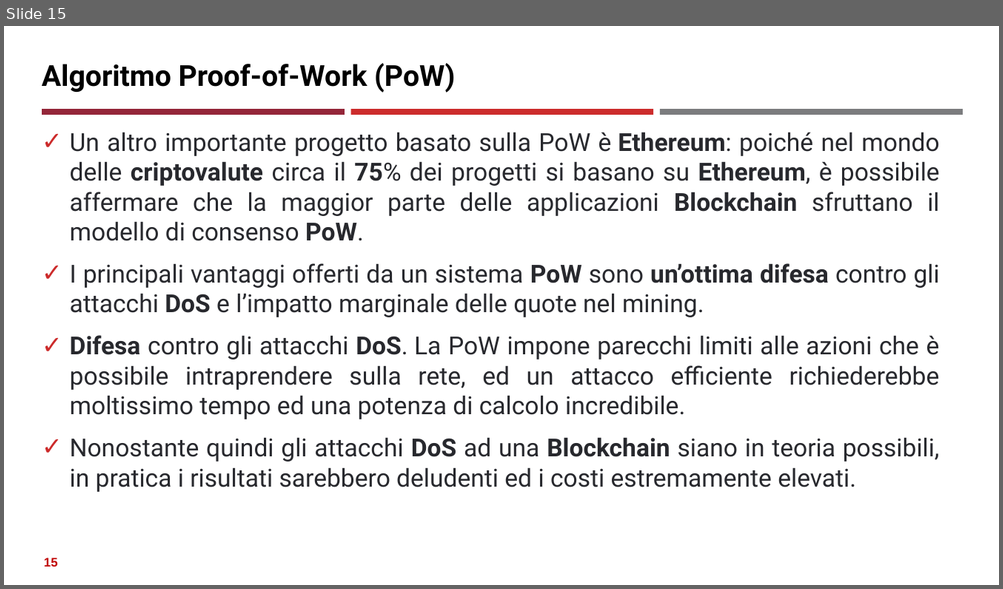
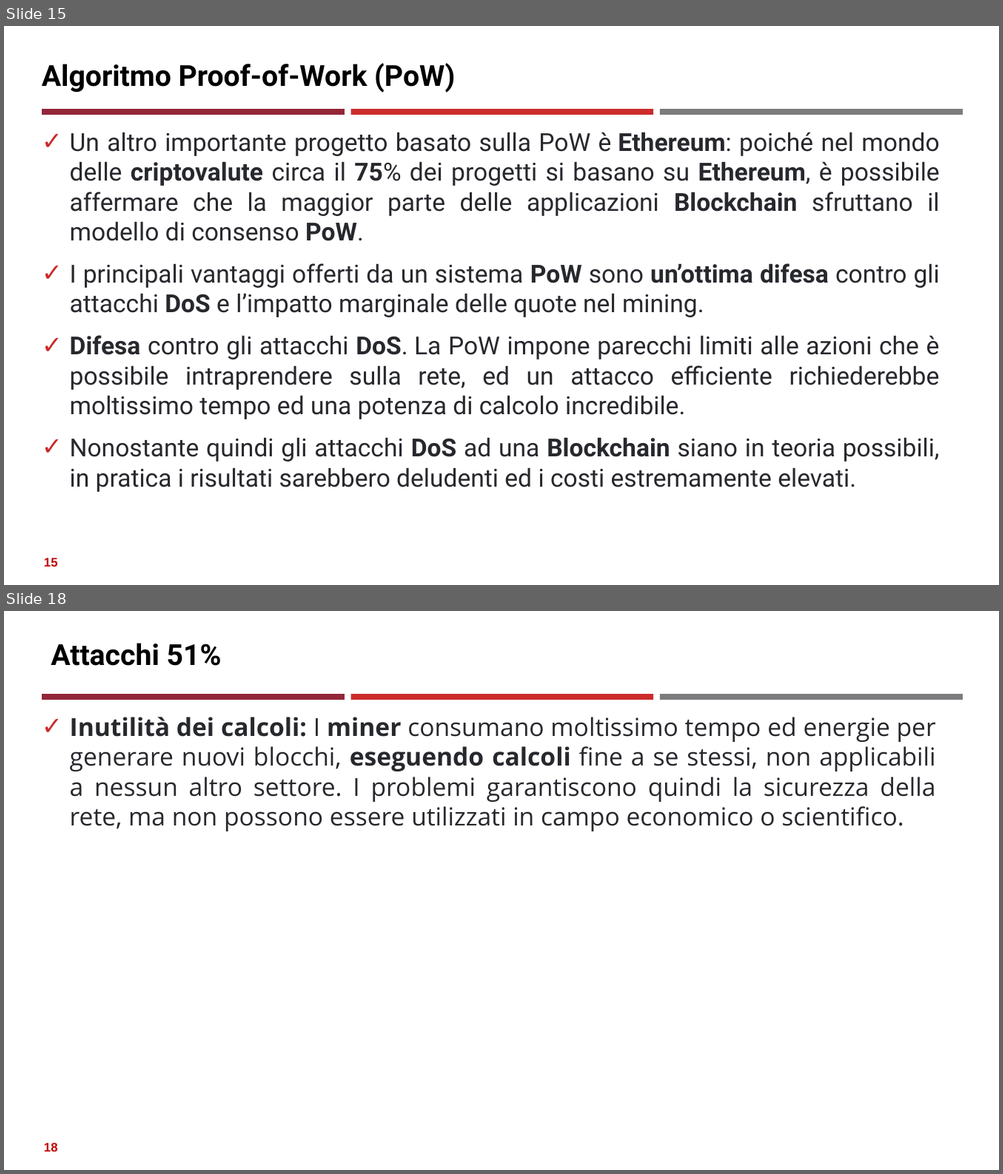
Before and after one commit to neural1977/data_science_interview_material, a slide deck: Assicurazioni/Algoritmi di consenso distribuito_ita.pptx. Shown one above the other, each under a label of ours: slide 15 before the commit, slides 15 and 18 after it; the slides between them are not shown. The pictures are 1003x589 and 1003x1174 pixels, drawn with LibreOffice and Linux fonts; fonts in the diff are those of the drawing. Boxes give left, top, right and bottom in pixels: in the first picture for what was removed or moved away, otherwise in the second. Text is boxed around its words. In the diff, an @@ line names an element or a change of style, - is before the commit and + after.

```diff
--- a/Assicurazioni/Algoritmi di consenso distribuito_ita.pptx
+++ b/Assicurazioni/Algoritmi di consenso distribuito_ita.pptx
@@ slide 18 added at <box>4,611,999,1170</box>, background #FFFFFF; not listed: 3 template elements that a slide beside it also shows @@
@@ title added at <box>51,643,222,666</box>, 28 pt, text #000000, bold @@
+Attacchi 51%
@@ text added at <box>70,717,936,832</box>, 24 pt, text #27282D @@
+✓ Inutilità dei calcoli: I miner consumano moltissimo tempo ed energie per generare nuovi blocchi, eseguendo calcoli fine a se stessi, non applicabili a nessun altro settore. I problemi garantiscono quindi la sicurezza della rete, ma non possono essere utilizzati in campo economico o scientifico.
@@ page number added at <box>44,1143,58,1152</box>, 12 pt, text #C00000, bold @@
+18
```
Also in this commit, not shown: 2 slides changed, 2 other slides added, 1 other file.
